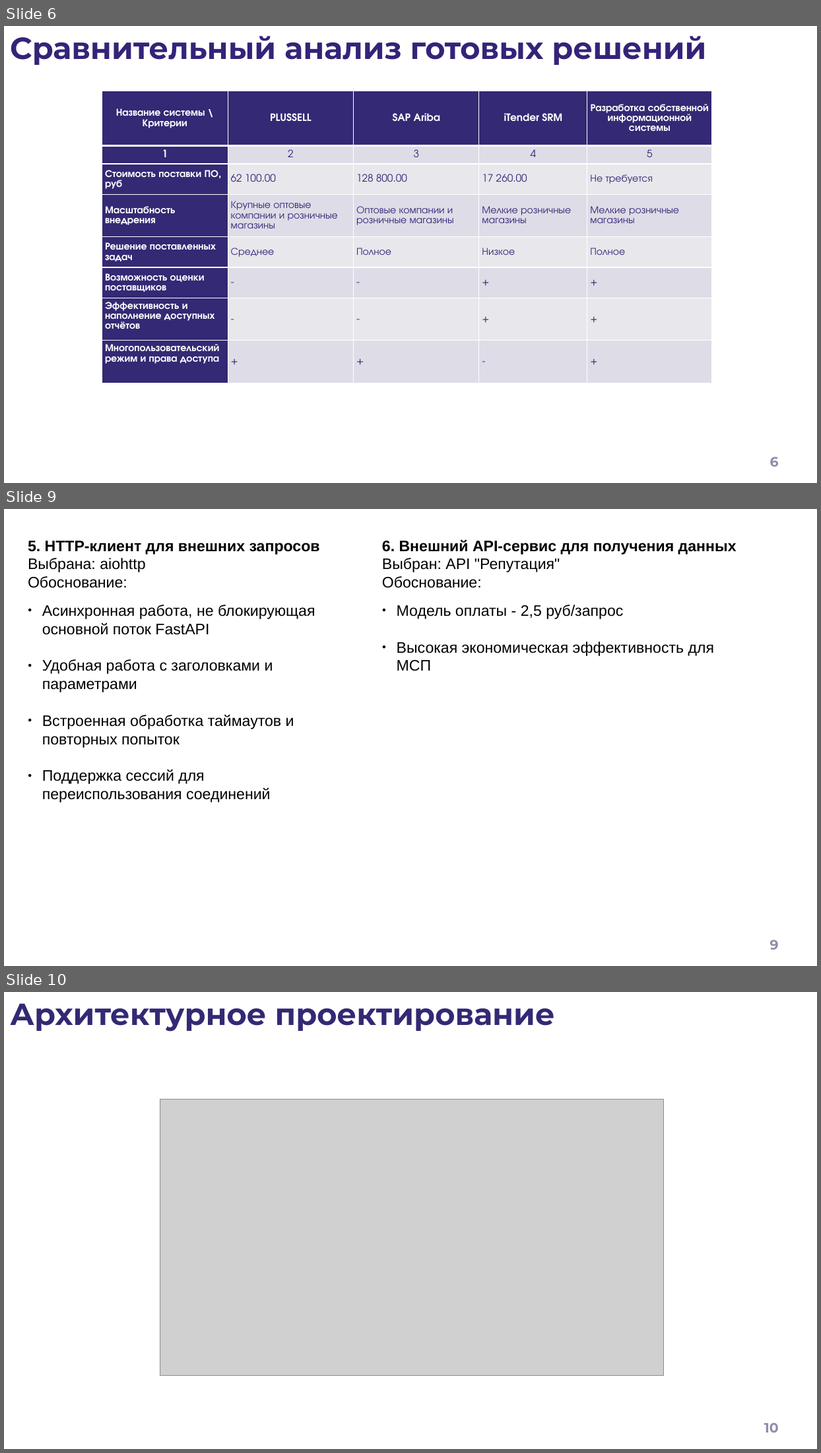
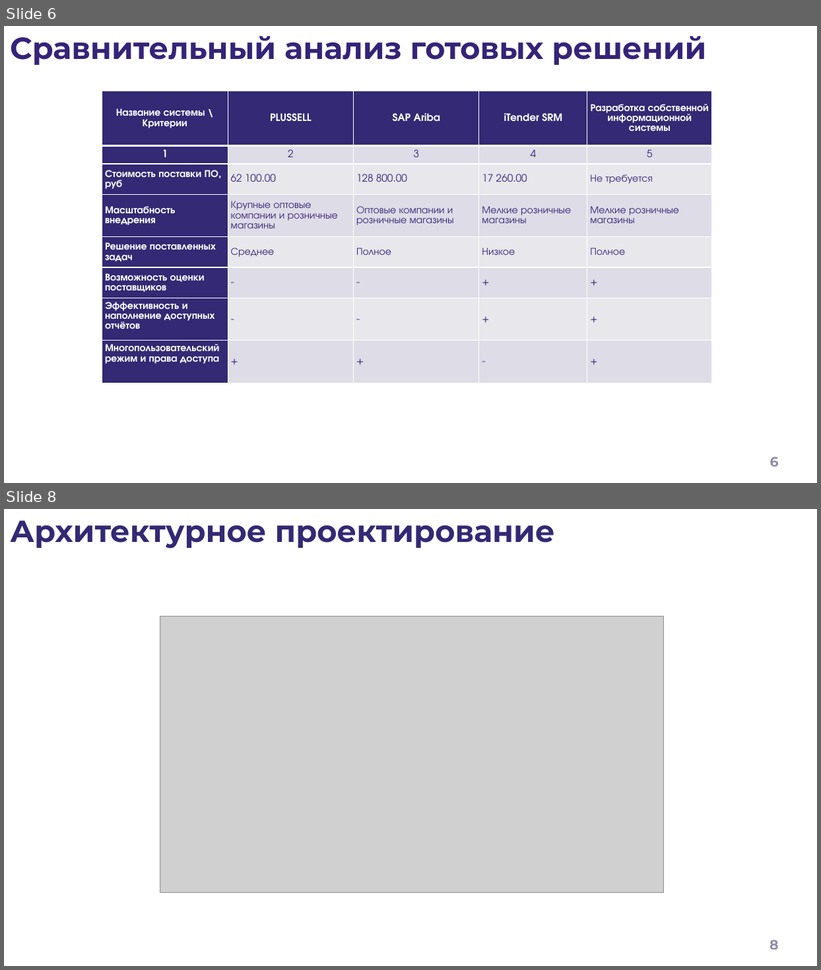
Before and after one commit to lilvolcanointhenighttime/diplom, a slide deck: Презентация.pptx. Shown one above the other, each under a label of ours: slides 6, 9 and 10 before the commit, slides 6 and 8 after it; the slides between them are not shown. The pictures are 821x1453 and 821x970 pixels, drawn with LibreOffice and Linux fonts; fonts in the diff are those of the drawing; grey boxes stand for pictures; background and template pictures are left out. Boxes give left, top, right and bottom in pixels: in the first picture for what was removed or moved away, otherwise in the second. Text is boxed around its words. In the diff, an @@ line names an element or a change of style, - is before the commit and + after.

```diff
--- a/Презентация.pptx
+++ b/Презентация.pptx
@@ slide 9 removed at bbox=[4, 509, 817, 966], background #FFFFFF @@
@@ text removed at bbox=[28, 541, 320, 803] @@
-5. HTTP-клиент для внешних запросов
-Выбрана: aiohttp
-Обоснование:
-● Асинхронная работа, не блокирующая основной поток FastAPI
-● Удобная работа с заголовками и параметрами
-● Встроенная обработка таймаутов и повторных попыток
-● Поддержка сессий для переиспользования соединений
@@ text removed at bbox=[382, 539, 737, 671] @@
-6. Внешний API-сервис для получения данных
-Выбран: API "Репутация"
-Обоснование:
-● Модель оплаты - 2,5 руб/запрос
-● Высокая экономическая эффективность для МСП
@@ page number removed at bbox=[770, 940, 779, 950] @@
-9
@@ what was slide 10 is now slide 8 @@
@@ page number at bbox=[770, 940, 779, 950]: text changed @@
-10
+8
```
Also in this commit, not shown: 4 slides changed, 4 slides added, 3 other slides removed, 2 other files.
